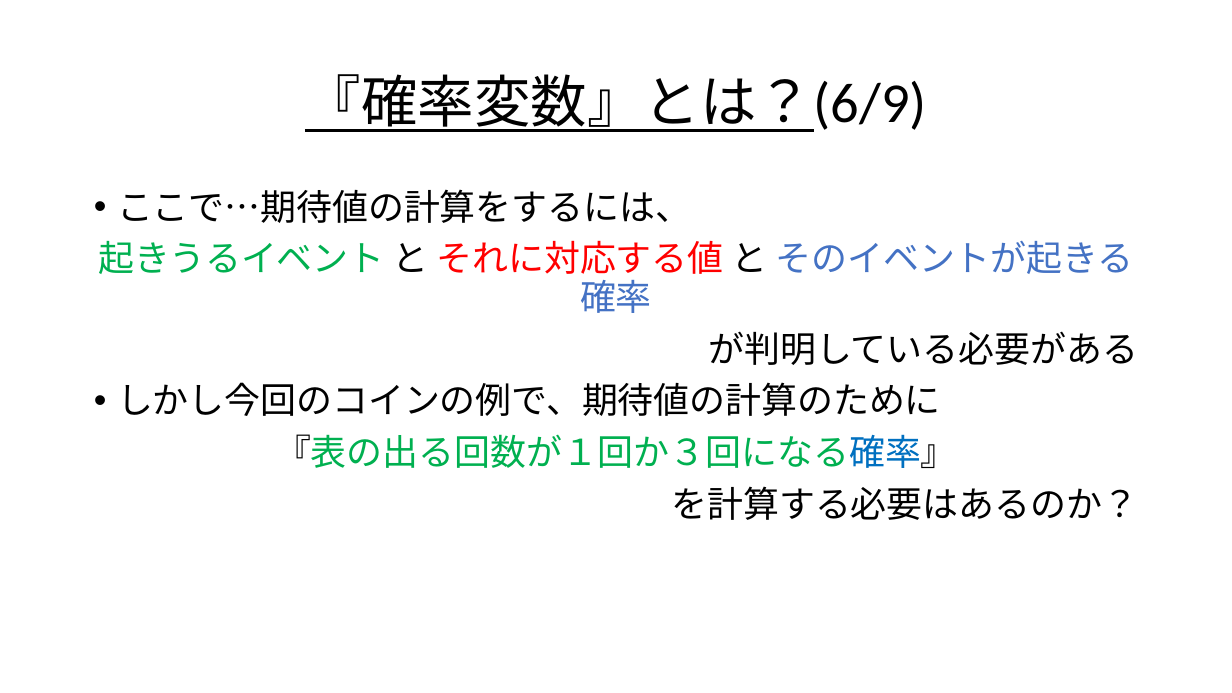
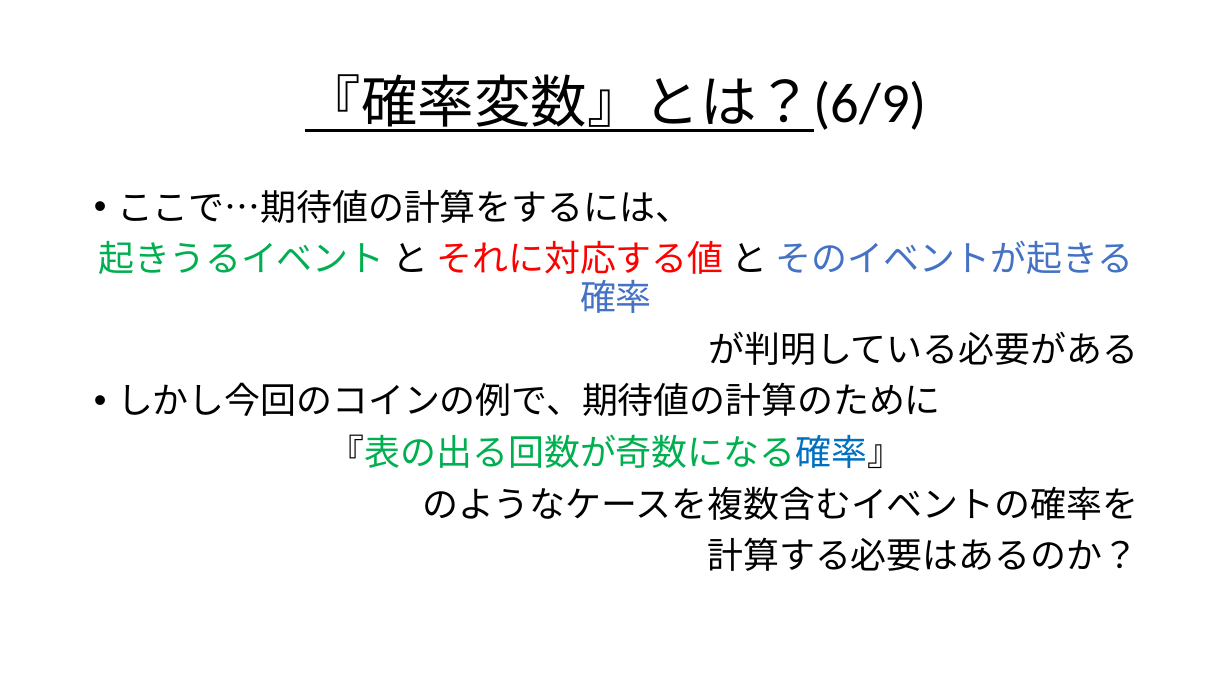
Before and after one commit to Ryo-KATAYAMA/Senior_Project, a slide deck: slide 32 of Chapter4_1.pptx. Drawn at 1232x693 pixels with LibreOffice and Linux fonts; fonts in the diff are those of the drawing. Boxes give left, top, right and bottom in pixels: in the first picture for what was removed or moved away, otherwise in the second. Text is boxed around its words. In the diff, an @@ line names an element or a change of style, - is before the commit and + after.

Commit message:
コメント追加、一部テキスト・図訂正&レイアウト修正

```diff
--- a/Chapter4_1.pptx
+++ b/Chapter4_1.pptx
@@ text at bbox=[329, 434, 1138, 571]: text changed @@
-『表の出る回数が１回か３回になる確率』
-を計算する必要はあるのか？
+『表の出る回数が奇数になる確率』
+のようなケースを複数含むイベントの確率を
+計算する必要はあるのか？
```
Also in this commit, not shown: 13 other slides changed, 1 slide added.
